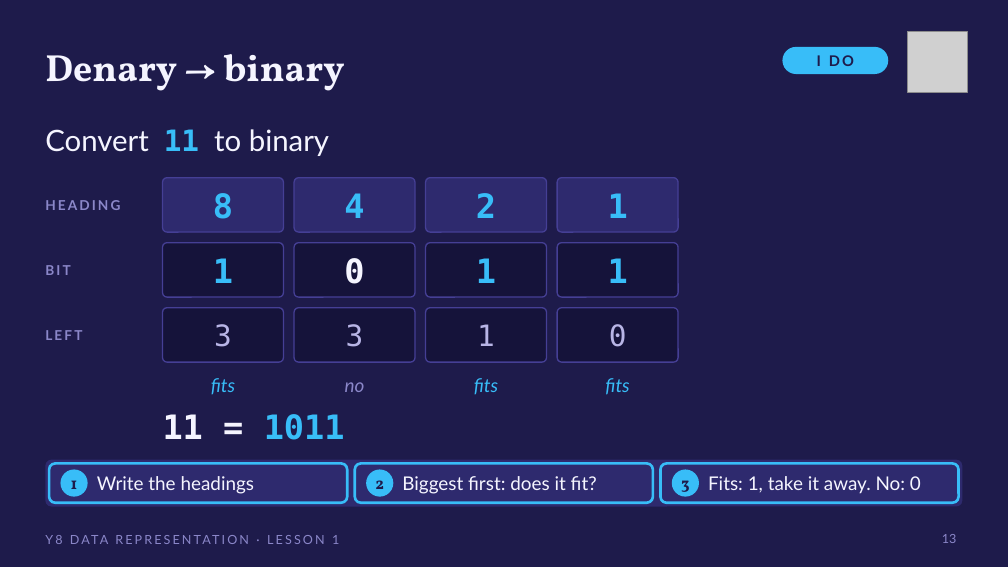
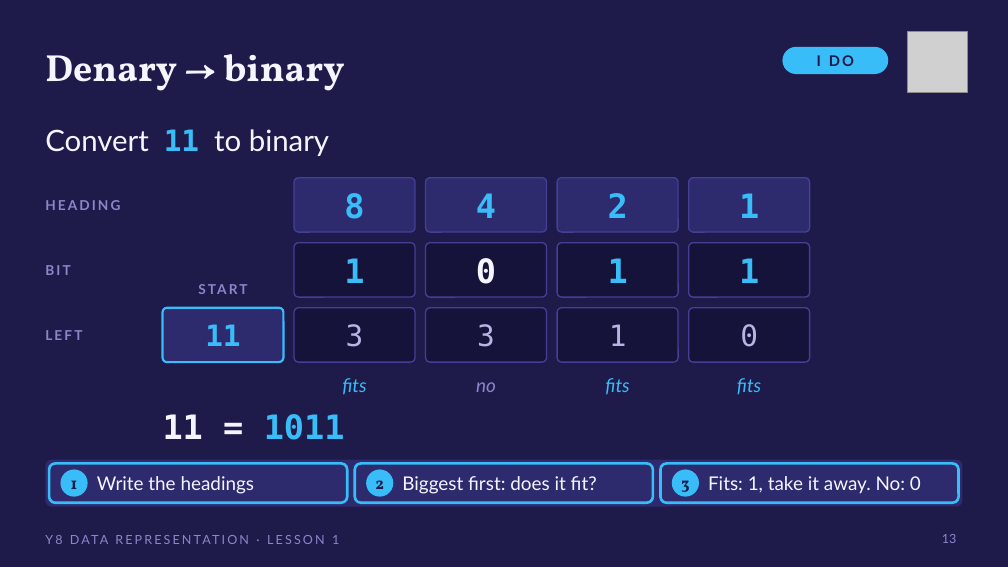
Before and after one commit to OGAComputing/interactive, a slide deck: slide 13 of _presentations/Y8_Data_Representation/L1_Binary_And_Denary.pptx. Drawn at 1008x567 pixels with LibreOffice and Linux fonts; fonts in the diff are those of the drawing; grey boxes stand for pictures. Boxes give left, top, right and bottom in pixels: in the first picture for what was removed or moved away, otherwise in the second. Text is boxed around its words. In the diff, an @@ line names an element or a change of style, - is before the commit and + after.

```diff
--- a/_presentations/Y8_Data_Representation/L1_Binary_And_Denary.pptx
+++ b/_presentations/Y8_Data_Representation/L1_Binary_And_Denary.pptx
@@ rounded rectangle: place and size @@
-rounded rectangle at [163,178,284,232]
+rounded rectangle at [689,178,810,232]
@@ text added at [163,243,284,297], 13 pt, text #8B87C9, bold @@
+START
@@ rounded rectangle: place and size @@
-rounded rectangle at [163,243,284,297]
+rounded rectangle at [689,243,810,297]
@@ rounded rectangle at [163,308,284,362]: fill #15133A to #2E2A6E; outline #453F95 1.25 pt to #38BDF8 2 pt @@
@@ text added at [205,324,240,346], 28 pt, text #38BDF8, bold @@
+11
@@ 10 texts: place and size @@
-10 texts at [211,193,628,394]
+10 texts at [342,193,759,395]
@@ rounded rectangle added at [689,308,810,362], fill #15133A, outline #453F95 1.25 pt @@
@@ 3 texts: place and size @@
-3 texts at [214,258,498,394]
+3 texts at [477,258,761,394]
```
Also in this commit, not shown: 2 other slides changed, 12 other files.
